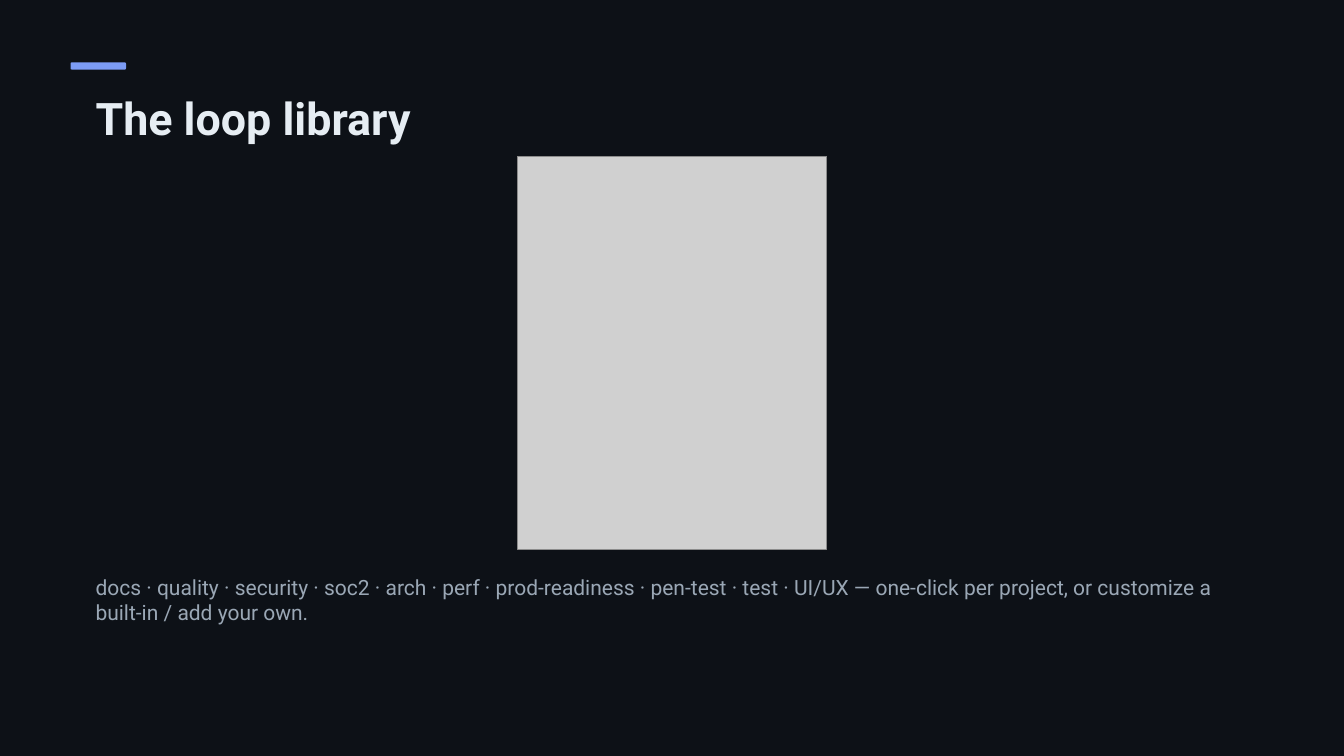
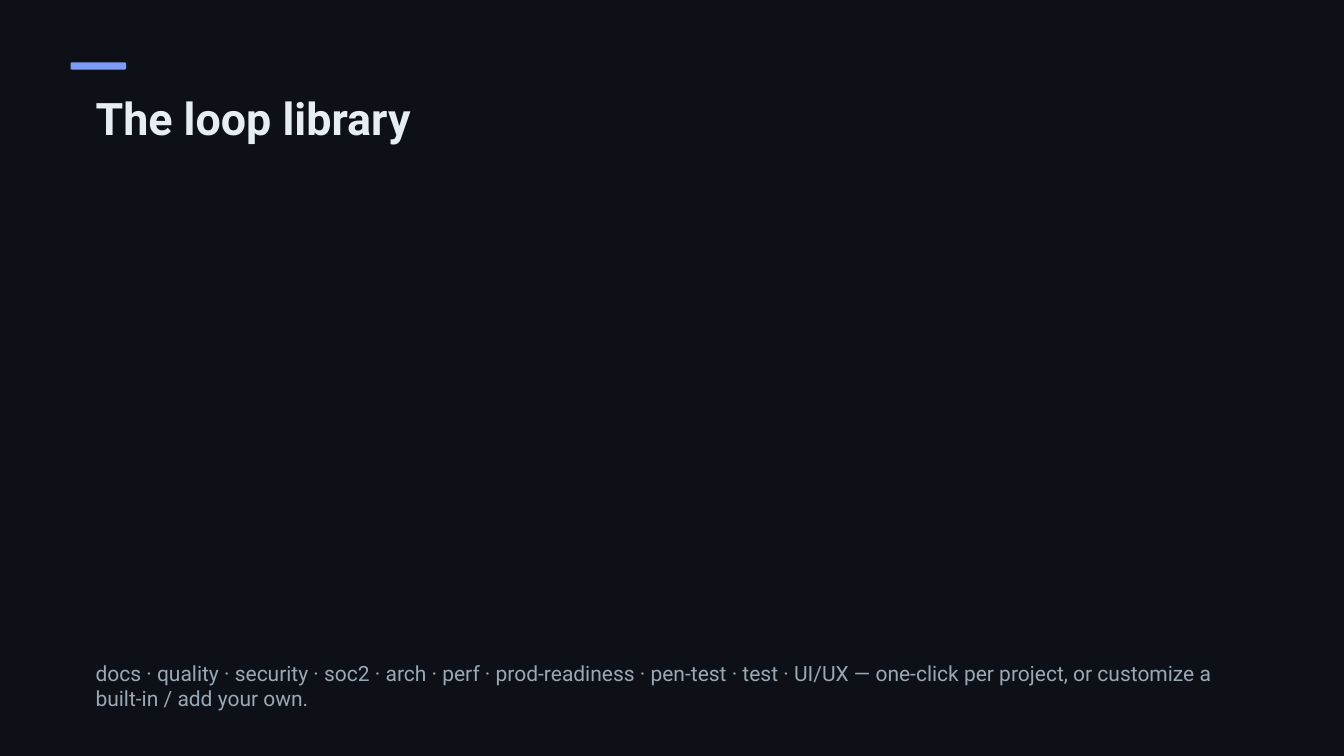
Before and after one commit to jmckinley/foreman-oss, a slide deck: slide 7 of docs/Foreman_Deck.pptx. Drawn at 1344x756 pixels with LibreOffice and Linux fonts; fonts in the diff are those of the drawing; grey boxes stand for pictures. Boxes give left, top, right and bottom in pixels: in the first picture for what was removed or moved away, otherwise in the second. Text is boxed around its words. In the diff, an @@ line names an element or a change of style, - is before the commit and + after.

```diff
--- a/docs/Foreman_Deck.pptx
+++ b/docs/Foreman_Deck.pptx
@@ picture removed at [517, 156, 827, 549] @@
@@ text "docs · quality · security ...": place and size @@
-text "docs · quality · security ..." at [96, 579, 1211, 625]
+text "docs · quality · security ..." at [96, 665, 1211, 711]
```
Also in this commit, not shown: 3 other slides changed, 10 other files.
